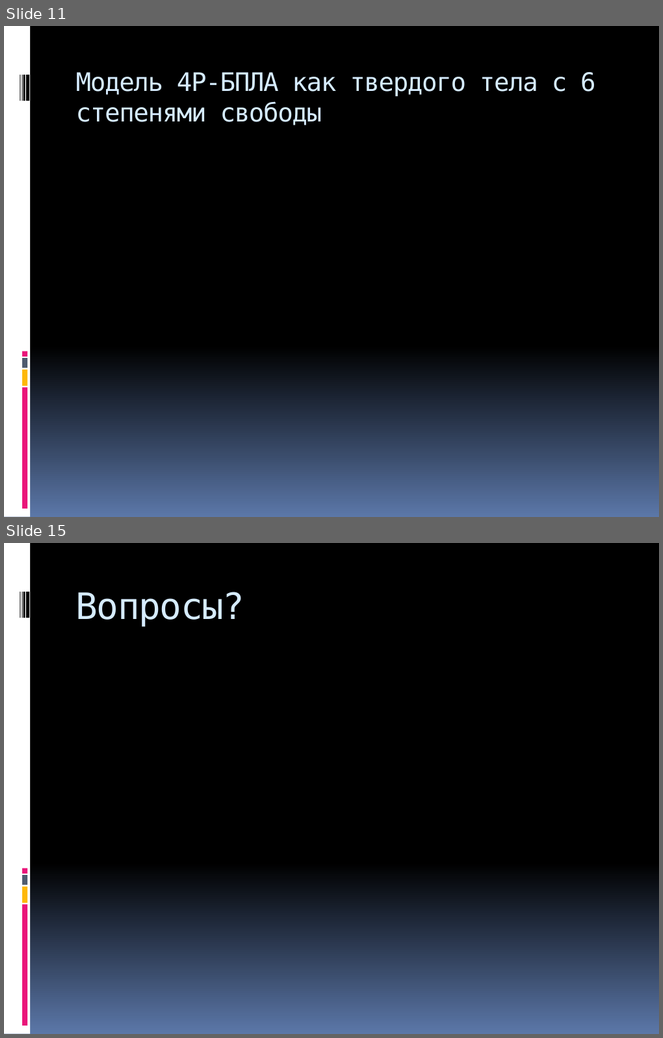
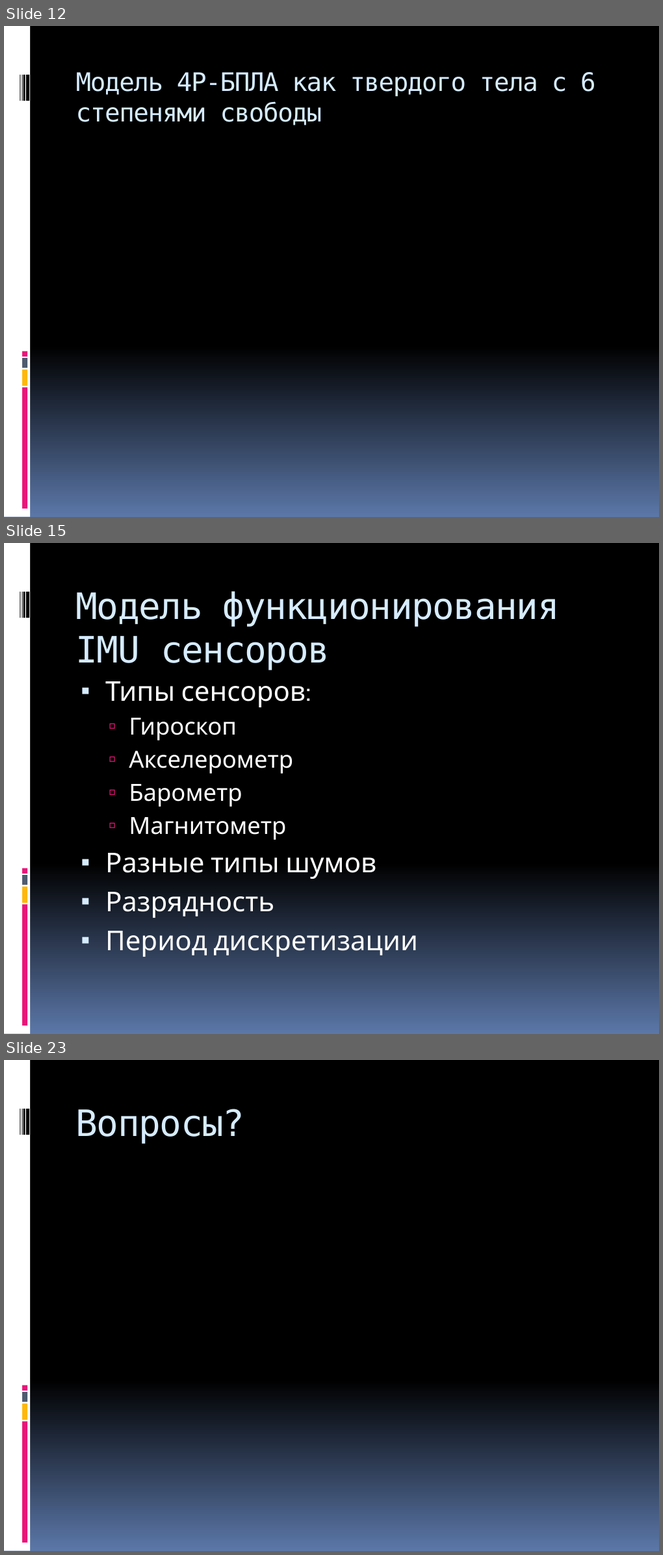
Before and after one commit to Jacobi20/quadro-xds, a slide deck: Docs/Medias2012.pptx. Shown one above the other, each under a label of ours: slides 11 and 15 before the commit, slides 12, 15 and 23 after it; the slides between them are not shown. The pictures are 663x1038 and 663x1555 pixels, drawn with LibreOffice and Linux fonts; fonts in the diff are those of the drawing. Boxes give left, top, right and bottom in pixels: in the first picture for what was removed or moved away, otherwise in the second. Text is boxed around its words. In the diff, an @@ line names an element or a change of style, - is before the commit and + after.

```diff
--- a/Docs/Medias2012.pptx
+++ b/Docs/Medias2012.pptx
@@ slide 15 added at bbox=[4, 543, 659, 1034], background gradient #000000 to #5B77A8; not listed: 9 template elements that a slide beside it also shows @@
@@ title added at bbox=[76, 591, 560, 670], 40 pt, text #D6ECFF @@
+Модель функционирования IMU сенсоров
@@ text added at bbox=[105, 681, 418, 957], 30 pt, text #FFFFFF @@
+▪ Типы сенсоров:
+  ▫ Гироскоп
+  ▫ Акселерометр
+  ▫ Барометр
+  ▫ Магнитометр
+▪ Разные типы шумов
+▪ Разрядность
+▪ Период дискретизации
@@ what was slide 11 is now slide 12 @@
@@ what was slide 15 is now slide 23 @@
```
Also in this commit, not shown: 2 slides changed, 8 other slides added, 1 slide removed, 1 other file.
